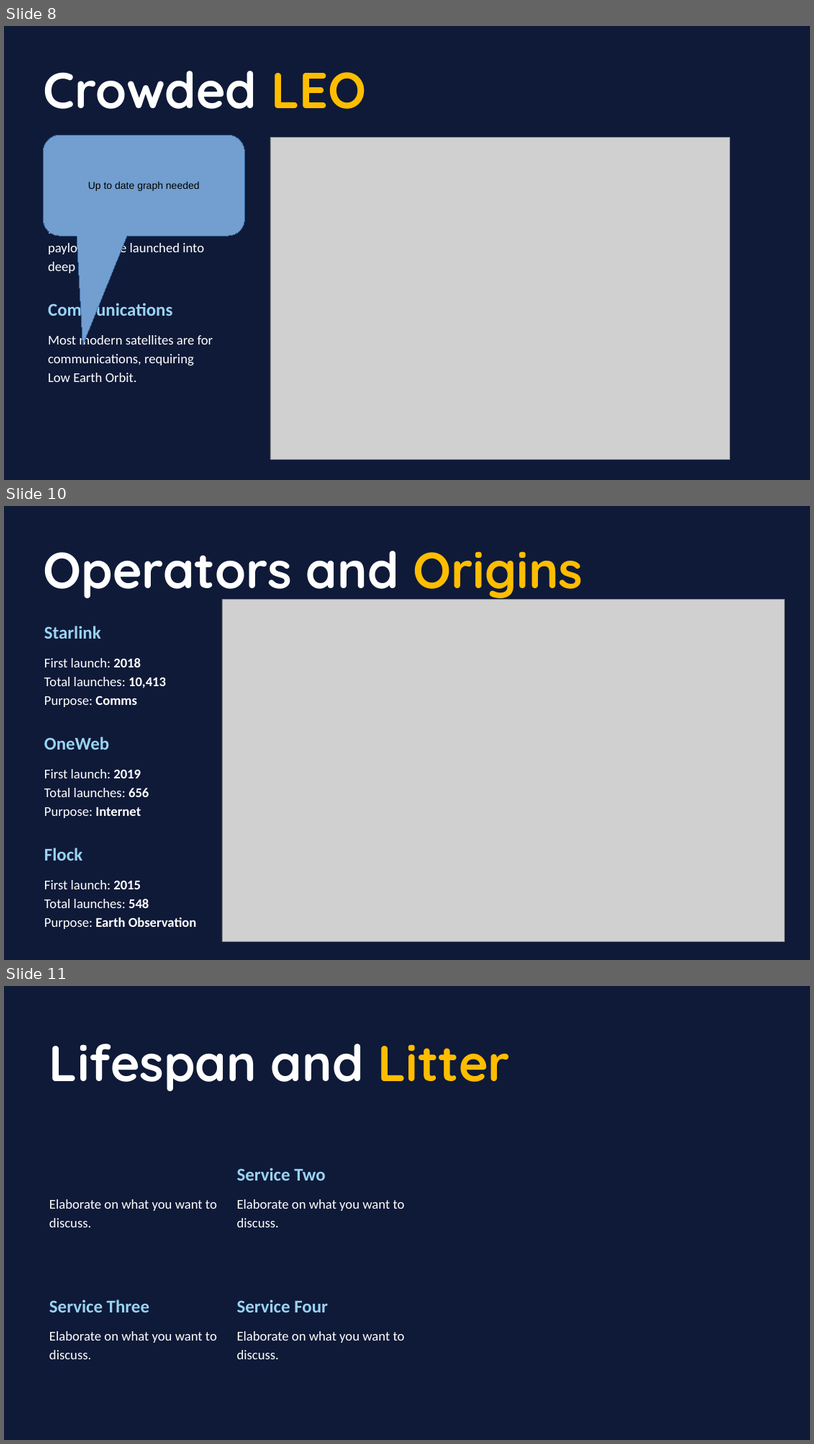
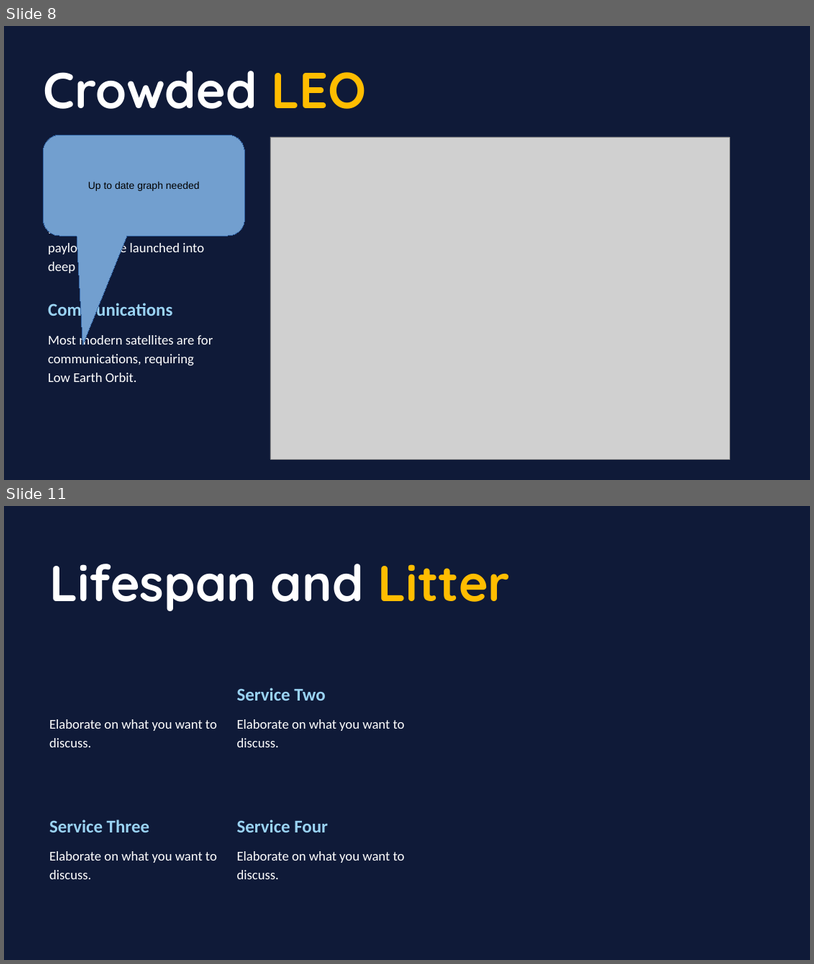
Before and after one commit to daemonchild/cardiffmet-dat5001-visualisation-of-data, a slide deck: assessment/presentation/DAT5001-TomRowan-ST20285213-From_Launch_to_Litter_Orbital_Overload.pptx. Shown one above the other, each under a label of ours: slides 8, 10 and 11 before the commit, slides 8 and 11 after it; the slides between them are not shown. The pictures are 814x1444 and 814x964 pixels, drawn with LibreOffice and Linux fonts; fonts in the diff are those of the drawing; grey boxes stand for pictures. Boxes give left, top, right and bottom in pixels: in the first picture for what was removed or moved away, otherwise in the second. Text is boxed around its words. In the diff, an @@ line names an element or a change of style, - is before the commit and + after.

```diff
--- a/assessment/presentation/DAT5001-TomRowan-ST20285213-From_Launch_to_Litter_Orbital_Overload.pptx
+++ b/assessment/presentation/DAT5001-TomRowan-ST20285213-From_Launch_to_Litter_Orbital_Overload.pptx
@@ slide 10 removed at (x1=4, y1=506, x2=810, y2=960), background #0F1A38 @@
@@ text removed at (x1=43, y1=551, x2=583, y2=602) @@
-Operators and Origins
@@ picture removed at (x1=222, y1=599, x2=784, y2=941) @@
@@ text removed at (x1=44, y1=626, x2=101, y2=638) @@
-Starlink
@@ text removed at (x1=44, y1=658, x2=166, y2=707) @@
-First launch: 2018
-Total launches: 10,413
-Purpose: Comms
@@ text removed at (x1=44, y1=736, x2=109, y2=749) @@
-OneWeb
@@ text removed at (x1=44, y1=769, x2=149, y2=818) @@
-First launch: 2019
-Total launches: 656
-Purpose: Internet
@@ text removed at (x1=44, y1=847, x2=82, y2=860) @@
-Flock
@@ text removed at (x1=44, y1=880, x2=197, y2=929) @@
-First launch: 2015
-Total launches: 548
-Purpose: Earth Observation
```
Also in this commit, not shown: 5 slides changed, 1 slide added, 1 other slide removed, 11 other files.
